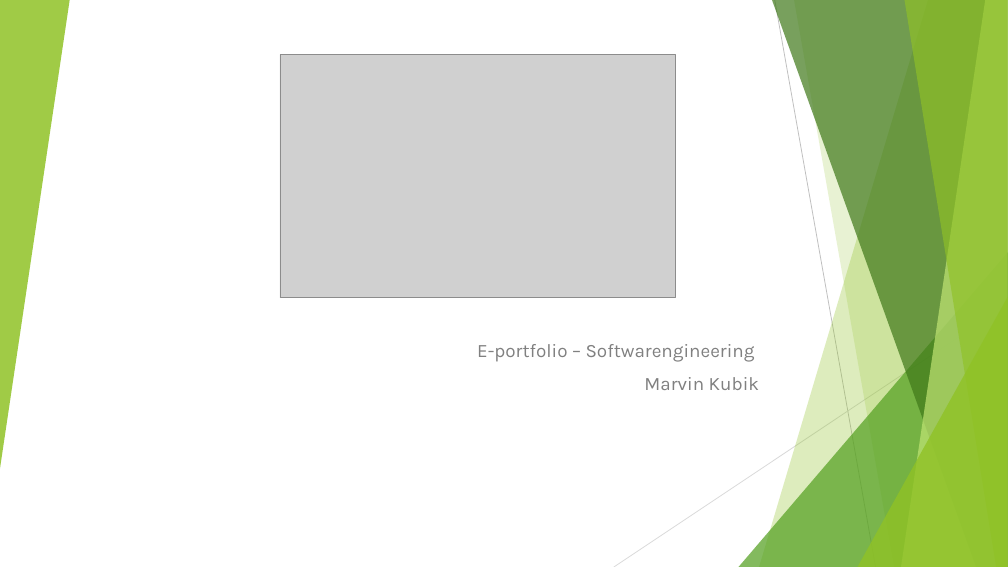
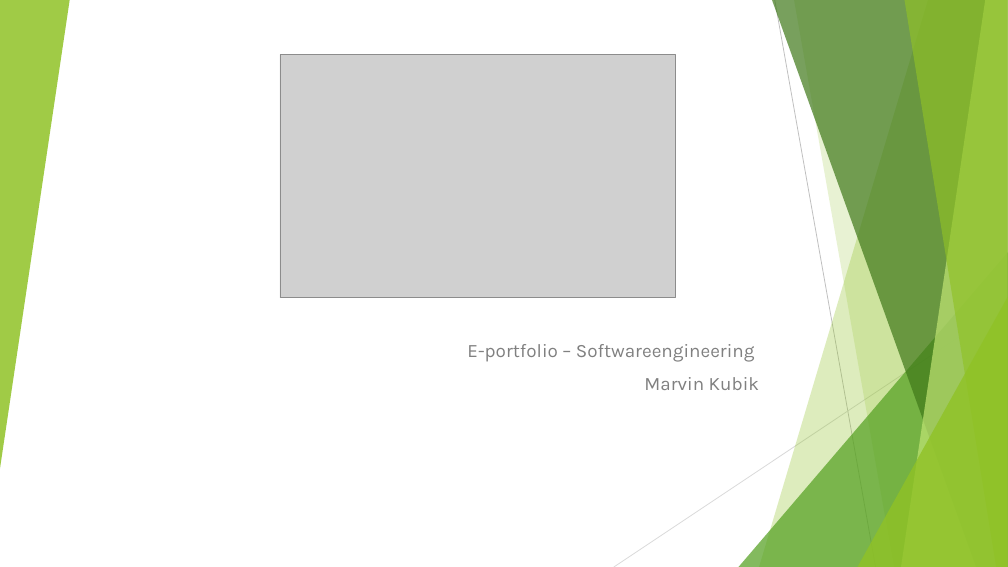
Before and after one commit to Marv1104/E-Portfolio-MySQL, a slide deck: slide 1 of Ressources/Vortragsmaterialien/MySQL.pptx. Drawn at 1008x567 pixels with LibreOffice and Linux fonts; fonts in the diff are those of the drawing; grey boxes stand for pictures. Boxes give left, top, right and bottom in pixels: in the first picture for what was removed or moved away, otherwise in the second. Text is boxed around its words. In the diff, an @@ line names an element or a change of style, - is before the commit and + after.

Commit message:
Fix the Slide

```diff
--- a/Ressources/Vortragsmaterialien/MySQL.pptx
+++ b/Ressources/Vortragsmaterialien/MySQL.pptx
@@ subtitle at (x1=467, y1=344, x2=755, y2=362): text changed @@
-E-portfolio – Softwarengineering
+E-portfolio – Softwareengineering
```
